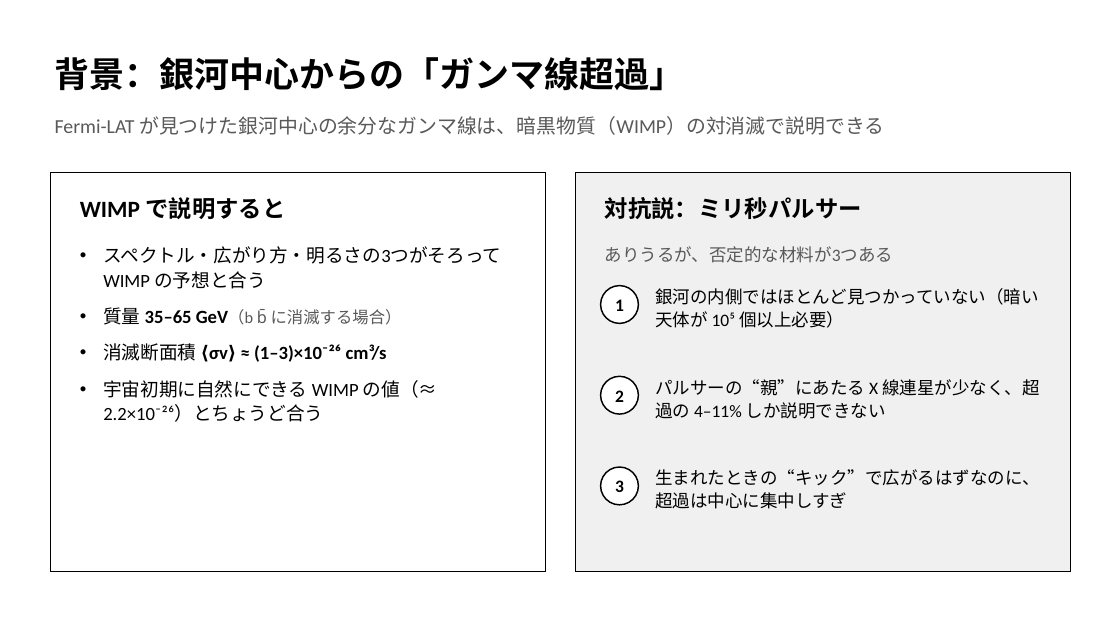
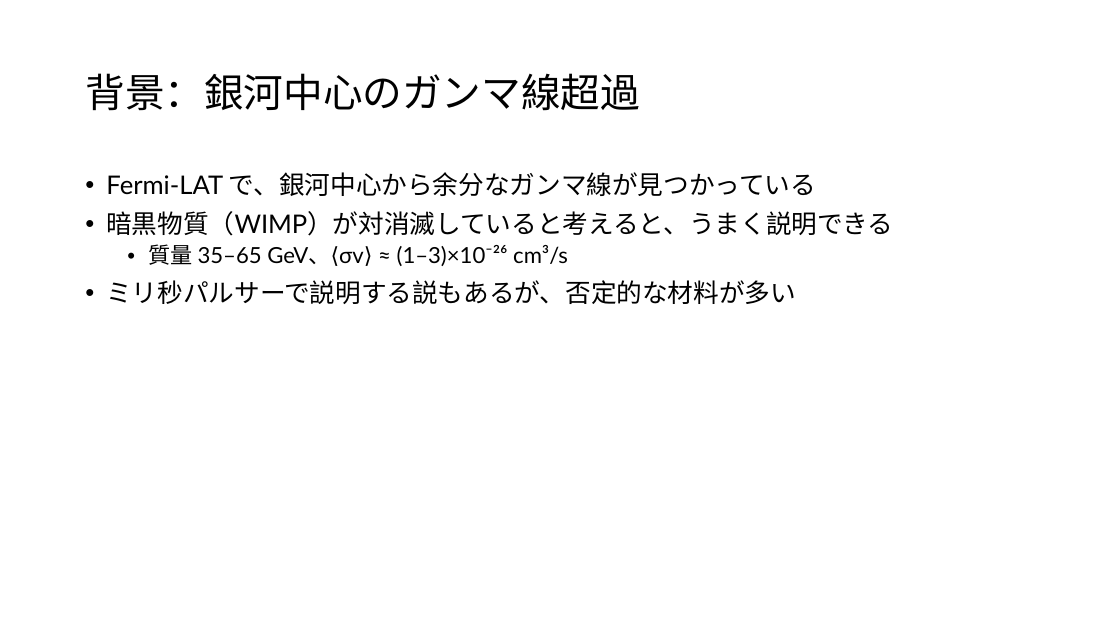
Before and after one commit to Mikann20041029/darkmatter-slides, a slide deck: slide 2 of slides/Toni Bertólez-Martínez, et al. (2026).pptx. Drawn at 1120x630 pixels with LibreOffice and Linux fonts; fonts in the diff are those of the drawing. Boxes give left, top, right and bottom in pixels: in the first picture for what was removed or moved away, otherwise in the second. Text is boxed around its words. In the diff, an @@ line names an element or a change of style, - is before the commit and + after.

```diff
--- a/slides/Toni Bertólez-Martínez, et al. (2026).pptx
+++ b/slides/Toni Bertólez-Martínez, et al. (2026).pptx
@@ title "背景：銀河中心のガンマ線超過" at box(85, 73, 640, 111): vertical alignment top to middle @@
@@ title at box(85, 73, 640, 111): text changed; size 30 to 34 pt; font Calibri to Lato; bold off @@
-背景：銀河中心からの「ガンマ線超過」
+背景：銀河中心のガンマ線超過
@@ rectangle removed at box(50, 172, 546, 571) @@
@@ text at box(106, 172, 893, 304): text changed; size 17 to 22 pt; font Calibri to Lato; text colour #595959 to #000000 @@
-Fermi-LAT が見つけた銀河中心の余分なガンマ線は、暗黒物質（WIMP）の対消滅で説明できる
+• Fermi-LAT で、銀河中心から余分なガンマ線が見つかっている
+• 暗黒物質（WIMP）が対消滅していると考えると、うまく説明できる
+  • 質量 35–65 GeV、⟨σv⟩ ≈ (1–3)×10⁻²⁶ cm³/s
+• ミリ秒パルサーで説明する説もあるが、否定的な材料が多い
@@ rectangle removed at box(576, 172, 1071, 571) @@
@@ text removed at box(80, 197, 285, 219) @@
-WIMP で説明すると
@@ text removed at box(605, 197, 862, 219) @@
-対抗説：ミリ秒パルサー
@@ text removed at box(103, 246, 501, 422) @@
-• スペクトル・広がり方・明るさの3つがそろって WIMP の予想と合う
-• 質量 35–65 GeV（b b̄ に消滅する場合）
-• 消滅断面積 ⟨σv⟩ ≈ (1–3)×10⁻²⁶ cm³/s
-• 宇宙初期に自然にできる WIMP の値（≈ 2.2×10⁻²⁶）とちょうど合う
@@ text removed at box(605, 246, 894, 263) @@
-ありうるが、否定的な材料が3つある
@@ ellipse removed at box(601, 286, 639, 323) @@
-1
@@ text removed at box(655, 288, 1039, 328) @@
-銀河の内側ではほとんど見つかっていない（暗い天体が 10⁵ 個以上必要）
@@ ellipse removed at box(601, 376, 639, 414) @@
-2
@@ text removed at box(655, 379, 1039, 419) @@
-パルサーの“親”にあたる X 線連星が少なく、超過の 4–11% しか説明できない
@@ ellipse removed at box(601, 467, 639, 505) @@
-3
@@ text removed at box(655, 469, 1039, 509) @@
-生まれたときの“キック”で広がるはずなのに、超過は中心に集中しすぎ
```
Also in this commit, not shown: 4 other slides changed, 5 slides added, 6 slides removed.
